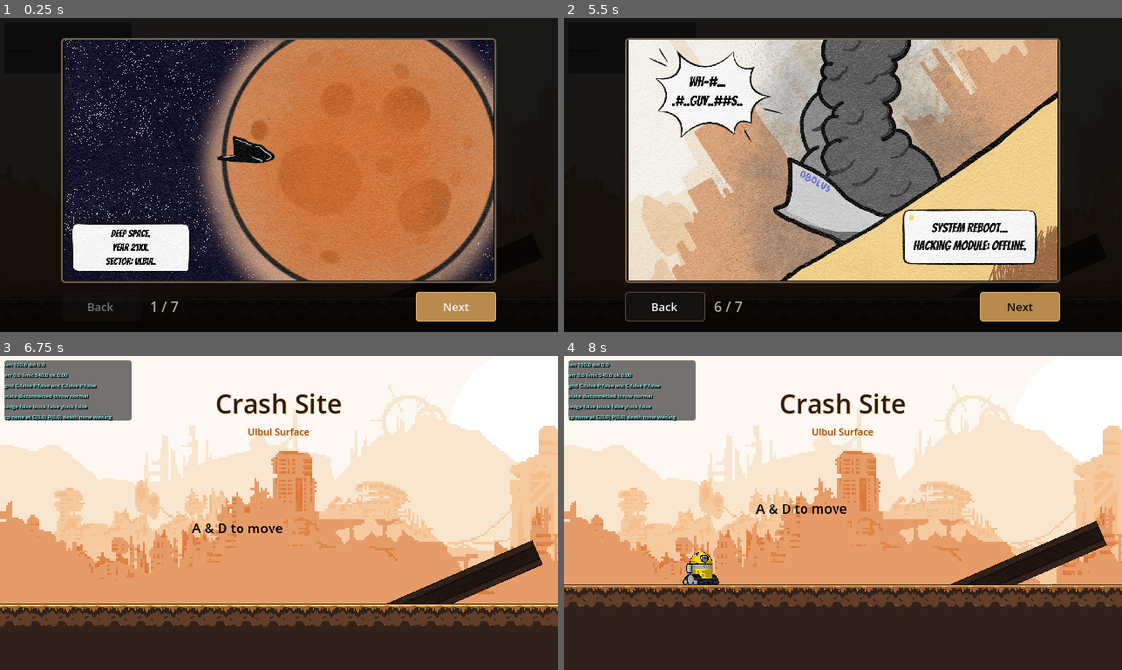
Above: before the commit, frames 1-4 (two rows, left to right).
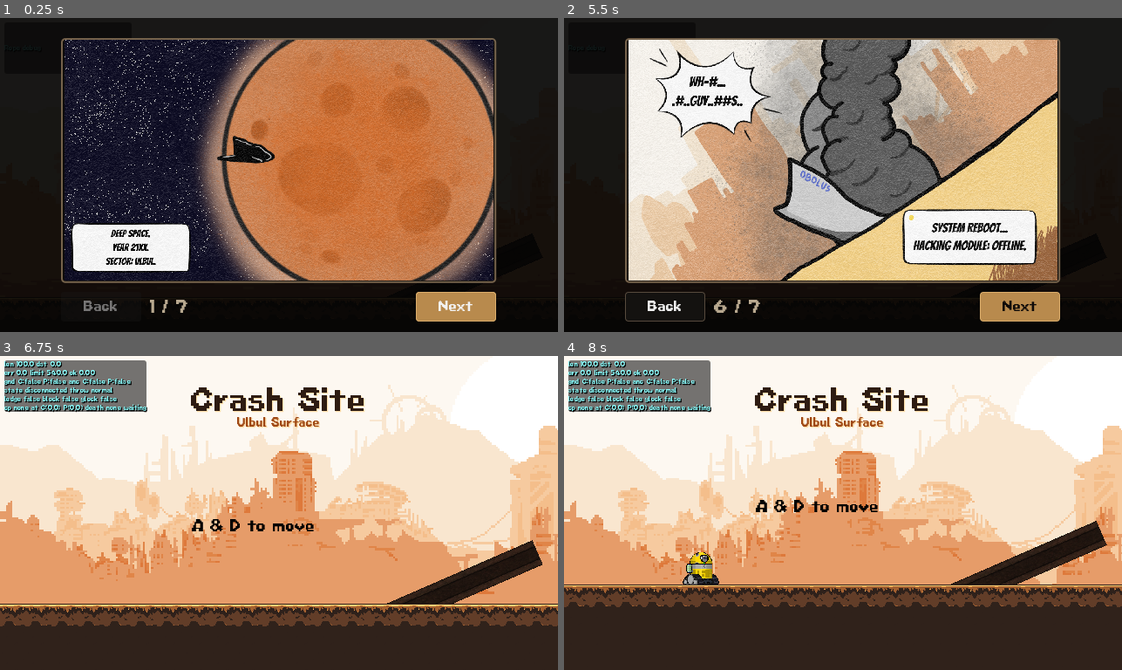
Above: after the commit, the same moments.

Repository: Bakwan-Company/Astro-Knot
Game: Godot game, scene res://levels/level_1_tutorial/Level1Tutorial.tscn
Same seed, same stepped clock (60 frames per second), same inputs: the game is played once before the commit and once after it.
Inputs:
- Up to frame 1 (0.25 s): no input
- Up to frame 2 (5.5 s): click "Next" at 0.5 s; click "Next" at 1.25 s; click "Back" at 2 s; hold F (interact) 2.78-3.53 s; hold D (move_right) 2.78-4.28 s; tap F (interact) at 3.6, 4.55, 5.3 s; hold A (move_left) 4.28-5.03 s; hold Q (reel_in) 4.28-5.03 s; hold D (move_right) from 5.03 s (still down); tap E (reel_out) at 5.1 s
- Up to frame 3 (6.75 s): hold F (interact) 5.78-6.5 s; tap R (throw_pollux) at 5.85 s; release D (move_right) at 6.5 s; click "Done" at 6.5 s
- Up to frame 4 (8 s): tap R (throw_pollux) at 7.25 s; hold A (move_left) from 7.28 s (still down); tap F (interact) at 7.35 s; tap Space (jump) at 7.52 s

The runs differ from the first frame. In frame 1, 0.3% of the frame differs, in the area x 15-85%, y 89-94%; in frame 2, 0.4%; in frame 3, 5.4%; in frame 4, 5.4%, in the area x 0-66%, y 1-51%.

Commit message:
feat: added new font, implented globally

Diff:
--- /dev/null
+++ b/asset/Font/AstroKnotTheme.tres
@@ -0,0 +1,7 @@
+[gd_resource type="Theme" load_steps=2 format=3]
+
+[ext_resource type="FontFile" path="res://asset/Font/SuperMarioDsRegular-Ea4R8.ttf" id="1_font"]
+
+[resource]
+default_font = ExtResource("1_font")
+default_font_size = 16
--- a/interactables/level_exit/LevelExit.tscn
+++ b/interactables/level_exit/LevelExit.tscn
@@ -1,8 +1,9 @@
-[gd_scene load_steps=5 format=4]
+[gd_scene load_steps=6 format=4]
 
 [ext_resource type="Script" path="res://interactables/level_exit/level_exit.gd" id="1_level_exit"]
 [ext_resource type="Texture2D" uid="uid://wovydx02i7" path="res://asset/Interactables and Hazards/damaged-beacon.png" id="2_beacon"]
 [ext_resource type="PackedScene" path="res://interactables/level_exit/LevelExitConfirmWindow.tscn" id="3_confirm_window"]
+[ext_resource type="FontFile" path="res://asset/Font/SuperMarioDsRegular-Ea4R8.ttf" id="4_font"]
 
 [sub_resource type="RectangleShape2D" id="RectangleShape2D_exit_area"]
 size = Vector2(160, 180)
@@ -31,6 +32,7 @@
 theme_override_colors/font_shadow_color = Color(1, 0.78, 0.42, 0.45)
 theme_override_constants/shadow_offset_x = 1
 theme_override_constants/shadow_offset_y = 1
+theme_override_fonts/font = ExtResource("4_font")
 text = "Old Signal Relay"
 horizontal_alignment = 1
 
@@ -44,6 +46,7 @@
 theme_override_colors/font_shadow_color = Color(1, 0.78, 0.42, 0.75)
 theme_override_constants/shadow_offset_x = 1
 theme_override_constants/shadow_offset_y = 1
+theme_override_fonts/font = ExtResource("4_font")
 text = "Old signal relay detected"
 horizontal_alignment = 1
 
--- a/interactables/level_exit/LevelExitConfirmWindow.tscn
+++ b/interactables/level_exit/LevelExitConfirmWindow.tscn
@@ -1,6 +1,7 @@
-[gd_scene load_steps=5 format=4]
+[gd_scene load_steps=6 format=4]
 
 [ext_resource type="Script" path="res://interactables/level_exit/level_exit_confirm_window.gd" id="1_confirm_window"]
+[ext_resource type="FontFile" path="res://asset/Font/SuperMarioDsRegular-Ea4R8.ttf" id="2_font"]
 
 [sub_resource type="StyleBoxFlat" id="StyleBoxFlat_panel"]
 bg_color = Color(0.07, 0.058, 0.048, 0.9)
@@ -74,6 +75,7 @@
 [node name="Heading" type="Label" parent="Dimmer/Panel/Margin/VBox"]
 theme_override_colors/font_color = Color(0.52, 0.78, 0.78, 1)
 theme_override_font_sizes/font_size = 10
+theme_override_fonts/font = ExtResource("2_font")
 text = "OLD SIGNAL RELAY"
 horizontal_alignment = 1
 
@@ -83,12 +85,14 @@
 theme_override_constants/shadow_offset_x = 1
 theme_override_constants/shadow_offset_y = 1
 theme_override_font_sizes/font_size = 24
+theme_override_fonts/font = ExtResource("2_font")
 text = "Follow the signal?"
 horizontal_alignment = 1
 
 [node name="Detail" type="Label" parent="Dimmer/Panel/Margin/VBox"]
 theme_override_colors/font_color = Color(0.68, 0.82, 0.82, 1)
 theme_override_font_sizes/font_size = 12
+theme_override_fonts/font = ExtResource("2_font")
 text = "Continue to the next area"
 horizontal_alignment = 1
 
@@ -101,6 +105,7 @@
 theme_override_colors/font_color = Color(0.04, 0.035, 0.03, 1)
 theme_override_colors/font_focus_color = Color(0.04, 0.035, 0.03, 1)
 theme_override_font_sizes/font_size = 20
+theme_override_fonts/font = ExtResource("2_font")
 theme_override_styles/normal = SubResource("StyleBoxFlat_yes")
 theme_override_styles/hover = SubResource("StyleBoxFlat_yes")
 theme_override_styles/pressed = SubResource("StyleBoxFlat_yes")
@@ -112,6 +117,7 @@
 theme_override_colors/font_color = Color(0.82, 0.94, 0.96, 1)
 theme_override_colors/font_focus_color = Color(0.04, 0.035, 0.03, 1)
 theme_override_font_sizes/font_size = 20
+theme_override_fonts/font = ExtResource("2_font")
 theme_override_styles/normal = SubResource("StyleBoxFlat_no")
 theme_override_styles/hover = SubResource("StyleBoxFlat_no")
 theme_override_styles/pressed = SubResource("StyleBoxFlat_no")
--- a/levels/level_1_tutorial/level_1_tutorial.gd
+++ b/levels/level_1_tutorial/level_1_tutorial.gd
@@ -1,6 +1,7 @@
 extends Node2D
 
 const TETHER_CONNECT_COMIC_SCENE := preload("res://comics/level1/ConnectCastor.tscn")
+const UI_FONT := preload("res://asset/Font/SuperMarioDsRegular-Ea4R8.ttf")
 
 @export_group("Level Flow")
 @export var area_title: String = "Crash Site"
@@ -355,6 +356,7 @@
 	var relay_label := Label.new()
 	relay_label.text = "OLD SIGNAL RELAY"
 	relay_label.horizontal_alignment = HORIZONTAL_ALIGNMENT_CENTER
+	relay_label.add_theme_font_override("font", UI_FONT)
 	relay_label.add_theme_font_size_override("font_size", 10)
 	relay_label.add_theme_color_override("font_color", Color(0.52, 0.78, 0.78, 1.0))
 	box.add_child(relay_label)
@@ -362,6 +364,7 @@
 	var title := Label.new()
 	title.text = exit_confirm_title
 	title.horizontal_alignment = HORIZONTAL_ALIGNMENT_CENTER
+	title.add_theme_font_override("font", UI_FONT)
 	title.add_theme_font_size_override("font_size", 24)
 	title.add_theme_color_override("font_color", Color(0.88, 0.65, 0.34, 1.0))
 	title.add_theme_color_override("font_shadow_color", Color(0.0, 0.0, 0.0, 0.55))
@@ -372,6 +375,7 @@
 	var detail := Label.new()
 	detail.text = exit_confirm_detail
 	detail.horizontal_alignment = HORIZONTAL_ALIGNMENT_CENTER
+	detail.add_theme_font_override("font", UI_FONT)
 	detail.add_theme_font_size_override("font_size", 12)
 	detail.add_theme_color_override("font_color", Color(0.68, 0.82, 0.82, 1.0))
 	box.add_child(detail)
@@ -397,6 +401,7 @@
 
 func _style_signal_button(button: Button, is_primary: bool) -> void:
 	button.custom_minimum_size = Vector2(88.0, 44.0)
+	button.add_theme_font_override("font", UI_FONT)
 	button.add_theme_font_size_override("font_size", 20)
 	button.add_theme_color_override("font_color", Color(0.04, 0.035, 0.03, 1.0) if is_primary else Color(0.82, 0.94, 0.96, 1.0))
 	button.add_theme_color_override("font_focus_color", Color(0.04, 0.035, 0.03, 1.0))
--- a/project.godot
+++ b/project.godot
@@ -25,6 +25,10 @@
 window/size/viewport_height=360
 window/size/resizable=false
 window/stretch/mode="canvas_items"
+
+[gui]
+
+theme/custom="res://asset/Font/AstroKnotTheme.tres"
 
 [input]
 
Binary file added: asset/Font/SuperMarioDsRegular-Ea4R8.ttf
Not shown, added: asset/Font/SuperMarioDsRegular-Ea4R8.ttf.import
